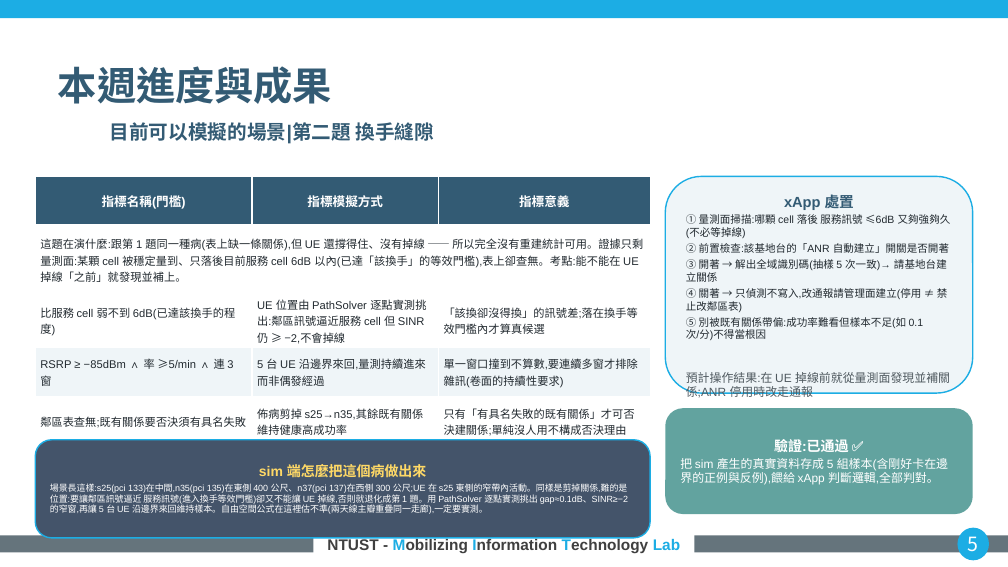
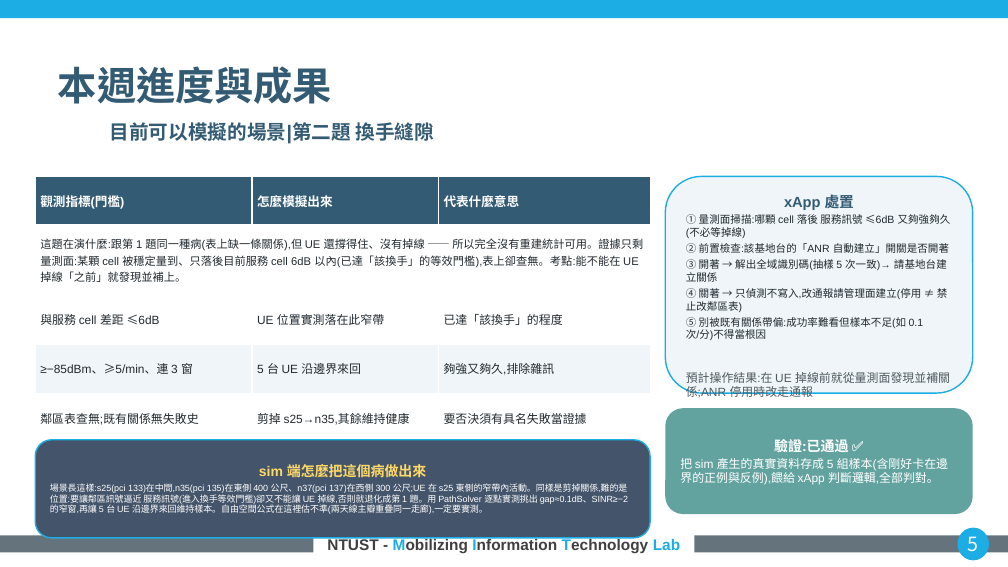
Before and after one commit to kimOuO/RAN-sim-OAI, a slide deck: slide 5 of docs/report/8_27_進度報告_v10十二題.pptx. Drawn at 1008x567 pixels with LibreOffice and Linux fonts; fonts in the diff are those of the drawing; background and template pictures are left out. Boxes give left, top, right and bottom in pixels: in the first picture for what was removed or moved away, otherwise in the second. Text is boxed around its words. In the diff, an @@ line names an element or a change of style, - is before the commit and + after.

```diff
--- a/docs/report/8_27_進度報告_v10十二題.pptx
+++ b/docs/report/8_27_進度報告_v10十二題.pptx
@@ table at bbox=[35, 176, 650, 438] @@
-row 1: 指標名稱(門檻) | 指標模擬方式 | 指標意義
+row 1: 觀測指標(門檻) | 怎麼模擬出來 | 代表什麼意思
-row 3: 比服務 cell 弱不到 6dB(已達該換手的程度) | UE 位置由 PathSolver 逐點實測挑出:鄰區訊號逼近服務 cell 但 SINR 仍 ≥ −2,不會掉線 | 「該換卻沒得換」的訊號差;落在換手等效門檻內才算真候選
+row 3: 與服務 cell 差距 ≤6dB | UE 位置實測落在此窄帶 | 已達「該換手」的程度
-row 4: RSRP ≥ −85dBm ∧ 率 ≥5/min ∧ 連 3 窗 | 5 台 UE 沿邊界來回,量測持續進來而非偶發經過 | 單一窗口撞到不算數,要連續多窗才排除雜訊(卷面的持續性要求)
+row 4: ≥−85dBm、≥5/min、連 3 窗 | 5 台 UE 沿邊界來回 | 夠強又夠久,排除雜訊
-row 5: 鄰區表查無;既有關係要否決須有具名失敗 | 佈病剪掉 s25→n35,其餘既有關係維持健康高成功率 | 只有「有具名失敗的既有關係」才可否決建關係;單純沒人用不構成否決理由
+row 5: 鄰區表查無;既有關係無失敗史 | 剪掉 s25→n35,其餘維持健康 | 要否決須有具名失敗當證據
```
Also in this commit, not shown: 11 other slides changed, 1 other file.
